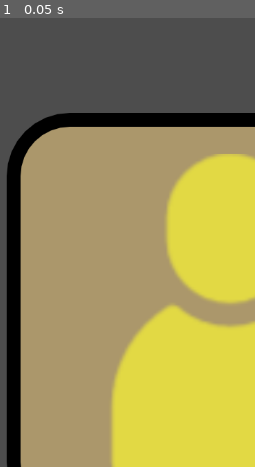
Above: before the commit, frame 1.
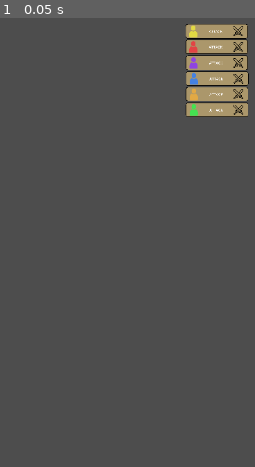
Above: after the commit, the same moment.

Repository: jt-Uni/project-domination
Game: Godot game, scene res://src/Gameplay/HUD/Attack_phase.tscn
The game is run twice, just before and just after one commit, with the same random seed, the same clock (stepped at 60 frames per second) and the same inputs. This scene is started directly instead of the project's main scene.
Inputs:
- Up to frame 1 (0.05 s): no input

The runs differ from the first frame. In frame 1, 80% of the frame differs, in the area x 2-100%, y 1-100%.

Commit message:
Updates to hud and game.
+ Fixed hud sizing's
+ implement country boarding list

Diff:
--- a/src/Gameplay/HUD/Attack_phase.tscn
+++ b/src/Gameplay/HUD/Attack_phase.tscn
@@ -21,6 +21,8 @@
 corner_radius_bottom_left = 90
 
 [node name="AttackPhase" type="Node2D"]
+position = Vector2(1024, 4)
+scale = Vector2(0.035, 0.035)
 
 [node name="Panel" type="Panel" parent="."]
 offset_left = 794.0
@@ -30,6 +32,7 @@
 theme_override_styles/panel = SubResource("StyleBoxFlat_t4exk")
 
 [node name="HBoxContainer" type="HBoxContainer" parent="Panel"]
+layout_mode = 0
 offset_left = 80.0
 offset_top = 59.0
 offset_right = 2320.0
@@ -61,6 +64,7 @@
 theme_override_styles/panel = SubResource("StyleBoxFlat_t4exk")
 
 [node name="HBoxContainer" type="HBoxContainer" parent="Panel2"]
+layout_mode = 0
 offset_left = 80.0
 offset_top = 59.0
 offset_right = 2320.0
@@ -92,6 +96,7 @@
 theme_override_styles/panel = SubResource("StyleBoxFlat_t4exk")
 
 [node name="HBoxContainer" type="HBoxContainer" parent="Panel3"]
+layout_mode = 0
 offset_left = 80.0
 offset_top = 59.0
 offset_right = 2320.0
@@ -123,6 +128,7 @@
 theme_override_styles/panel = SubResource("StyleBoxFlat_t4exk")
 
 [node name="HBoxContainer" type="HBoxContainer" parent="Panel4"]
+layout_mode = 0
 offset_left = 80.0
 offset_top = 59.0
 offset_right = 2320.0
@@ -154,6 +160,7 @@
 theme_override_styles/panel = SubResource("StyleBoxFlat_t4exk")
 
 [node name="HBoxContainer" type="HBoxContainer" parent="Panel5"]
+layout_mode = 0
 offset_left = 80.0
 offset_top = 59.0
 offset_right = 2320.0
@@ -185,6 +192,7 @@
 theme_override_styles/panel = SubResource("StyleBoxFlat_t4exk")
 
 [node name="HBoxContainer" type="HBoxContainer" parent="Panel6"]
+layout_mode = 0
 offset_left = 80.0
 offset_top = 59.0
 offset_right = 2320.0
--- a/src/Gameplay/HUD/End_turn.tscn
+++ b/src/Gameplay/HUD/End_turn.tscn
@@ -3,20 +3,23 @@
 [ext_resource type="Texture2D" uid="uid://cd15t2ggn1ppm" path="res://Assets/Graphics/Units/fast-forward.png" id="1_oq6v5"]
 
 [node name="EndTurn" type="Node2D"]
+position = Vector2(962, 546)
+scale = Vector2(0.33, 0.33)
 
 [node name="VBoxContainer" type="VBoxContainer" parent="."]
-offset_left = 876.0
-offset_top = 342.0
-offset_right = 1446.0
-offset_bottom = 1033.0
+offset_left = 48.0
+offset_top = 10.0
+offset_right = 554.0
+offset_bottom = 279.0
 
 [node name="TextureButton" type="TextureButton" parent="VBoxContainer"]
-custom_minimum_size = Vector2(500, 550)
 layout_mode = 2
 texture_normal = ExtResource("1_oq6v5")
 stretch_mode = 4
 
 [node name="Label" type="Label" parent="VBoxContainer"]
 layout_mode = 2
+size_flags_horizontal = 0
+size_flags_vertical = 0
 theme_override_font_sizes/font_size = 100
 text = "END TURN"
--- a/src/Gameplay/HUD/Fortification_phase.tscn
+++ b/src/Gameplay/HUD/Fortification_phase.tscn
@@ -21,6 +21,8 @@
 corner_radius_bottom_left = 90
 
 [node name="FortificationPhase" type="Node2D"]
+position = Vector2(970, 12)
+scale = Vector2(0.055, 0.055)
 
 [node name="Panel" type="Panel" parent="."]
 offset_left = 436.0
@@ -30,6 +32,7 @@
 theme_override_styles/panel = SubResource("StyleBoxFlat_qauy3")
 
 [node name="HBoxContainer" type="HBoxContainer" parent="Panel"]
+layout_mode = 0
 offset_left = 80.0
 offset_top = 59.0
 offset_right = 2320.0
@@ -61,6 +64,7 @@
 theme_override_styles/panel = SubResource("StyleBoxFlat_qauy3")
 
 [node name="HBoxContainer" type="HBoxContainer" parent="Panel2"]
+layout_mode = 0
 offset_left = 80.0
 offset_top = 59.0
 offset_right = 2320.0
@@ -92,6 +96,7 @@
 theme_override_styles/panel = SubResource("StyleBoxFlat_qauy3")
 
 [node name="HBoxContainer" type="HBoxContainer" parent="Panel3"]
+layout_mode = 0
 offset_left = 80.0
 offset_top = 59.0
 offset_right = 2320.0
@@ -123,6 +128,7 @@
 theme_override_styles/panel = SubResource("StyleBoxFlat_qauy3")
 
 [node name="HBoxContainer" type="HBoxContainer" parent="Panel4"]
+layout_mode = 0
 offset_left = 80.0
 offset_top = 59.0
 offset_right = 2320.0
@@ -154,6 +160,7 @@
 theme_override_styles/panel = SubResource("StyleBoxFlat_qauy3")
 
 [node name="HBoxContainer" type="HBoxContainer" parent="Panel5"]
+layout_mode = 0
 offset_left = 80.0
 offset_top = 59.0
 offset_right = 2320.0
@@ -185,6 +192,7 @@
 theme_override_styles/panel = SubResource("StyleBoxFlat_qauy3")
 
 [node name="HBoxContainer" type="HBoxContainer" parent="Panel6"]
+layout_mode = 0
 offset_left = 80.0
 offset_top = 59.0
 offset_right = 2320.0
--- a/src/Gameplay/HUD/Player_turn(RHS).tscn
+++ b/src/Gameplay/HUD/Player_turn(RHS).tscn
@@ -22,6 +22,8 @@
 corner_radius_bottom_left = 20
 
 [node name="PlayerTurn(rhs)" type="Node2D"]
+position = Vector2(686, -39)
+scale = Vector2(0.08, 0.08)
 
 [node name="Panel" type="Panel" parent="."]
 offset_left = 4210.0
--- a/src/Gameplay/HUD/Reinforcement_phase.tscn
+++ b/src/Gameplay/HUD/Reinforcement_phase.tscn
@@ -21,6 +21,8 @@
 corner_radius_bottom_left = 90
 
 [node name="ReinforcementPhase" type="Node2D"]
+position = Vector2(949, 8)
+scale = Vector2(0.055, 0.055)
 
 [node name="Panel" type="Panel" parent="."]
 offset_left = 436.0
@@ -30,6 +32,7 @@
 theme_override_styles/panel = SubResource("StyleBoxFlat_a8r4k")
 
 [node name="HBoxContainer" type="HBoxContainer" parent="Panel"]
+layout_mode = 0
 offset_left = 80.0
 offset_top = 59.0
 offset_right = 2320.0
@@ -61,6 +64,7 @@
 theme_override_styles/panel = SubResource("StyleBoxFlat_a8r4k")
 
 [node name="HBoxContainer" type="HBoxContainer" parent="Panel2"]
+layout_mode = 0
 offset_left = 80.0
 offset_top = 59.0
 offset_right = 2320.0
@@ -92,6 +96,7 @@
 theme_override_styles/panel = SubResource("StyleBoxFlat_a8r4k")
 
 [node name="HBoxContainer" type="HBoxContainer" parent="Panel3"]
+layout_mode = 0
 offset_left = 80.0
 offset_top = 59.0
 offset_right = 2320.0
@@ -123,6 +128,7 @@
 theme_override_styles/panel = SubResource("StyleBoxFlat_a8r4k")
 
 [node name="HBoxContainer" type="HBoxContainer" parent="Panel4"]
+layout_mode = 0
 offset_left = 80.0
 offset_top = 59.0
 offset_right = 2320.0
@@ -154,6 +160,7 @@
 theme_override_styles/panel = SubResource("StyleBoxFlat_a8r4k")
 
 [node name="HBoxContainer" type="HBoxContainer" parent="Panel5"]
+layout_mode = 0
 offset_left = 80.0
 offset_top = 59.0
 offset_right = 2320.0
@@ -185,6 +192,7 @@
 theme_override_styles/panel = SubResource("StyleBoxFlat_a8r4k")
 
 [node name="HBoxContainer" type="HBoxContainer" parent="Panel6"]
+layout_mode = 0
 offset_left = 80.0
 offset_top = 59.0
 offset_right = 2320.0
--- a/src/Gameplay/HUD/Set_up_phase.tscn
+++ b/src/Gameplay/HUD/Set_up_phase.tscn
@@ -21,6 +21,8 @@
 corner_radius_bottom_left = 90
 
 [node name="SetUpPhase" type="Node2D"]
+position = Vector2(947, 15)
+scale = Vector2(0.055, 0.055)
 
 [node name="Panel" type="Panel" parent="."]
 offset_left = 823.0
@@ -30,6 +32,7 @@
 theme_override_styles/panel = SubResource("StyleBoxFlat_3l6di")
 
 [node name="HBoxContainer" type="HBoxContainer" parent="Panel"]
+layout_mode = 0
 offset_left = 80.0
 offset_top = 59.0
 offset_right = 2320.0
@@ -61,6 +64,7 @@
 theme_override_styles/panel = SubResource("StyleBoxFlat_3l6di")
 
 [node name="HBoxContainer" type="HBoxContainer" parent="Panel2"]
+layout_mode = 0
 offset_left = 80.0
 offset_top = 59.0
 offset_right = 2320.0
@@ -92,6 +96,7 @@
 theme_override_styles/panel = SubResource("StyleBoxFlat_3l6di")
 
 [node name="HBoxContainer" type="HBoxContainer" parent="Panel3"]
+layout_mode = 0
 offset_left = 80.0
 offset_top = 59.0
 offset_right = 2320.0
@@ -123,6 +128,7 @@
 theme_override_styles/panel = SubResource("StyleBoxFlat_3l6di")
 
 [node name="HBoxContainer" type="HBoxContainer" parent="Panel4"]
+layout_mode = 0
 offset_left = 80.0
 offset_top = 59.0
 offset_right = 2320.0
@@ -154,6 +160,7 @@
 theme_override_styles/panel = SubResource("StyleBoxFlat_3l6di")
 
 [node name="HBoxContainer" type="HBoxContainer" parent="Panel5"]
+layout_mode = 0
 offset_left = 80.0
 offset_top = 59.0
 offset_right = 2320.0
@@ -185,6 +192,7 @@
 theme_override_styles/panel = SubResource("StyleBoxFlat_3l6di")
 
 [node name="HBoxContainer" type="HBoxContainer" parent="Panel6"]
+layout_mode = 0
 offset_left = 80.0
 offset_top = 59.0
 offset_right = 2320.0
--- /dev/null
+++ b/src/Gameplay/HUD/hud.gd
@@ -0,0 +1,17 @@
+extends Node2D
+
+class_name hud
+
+@onready var name_label = $ColorRect/Info/Name
+@onready var state_label = $ColorRect/Info/State
+
+func set_player_name(player_name, player_number):
+	name_label.text = player_name
+
+	var color = Color.ALICE_BLUE
+
+	color = GamePlay.players_data[str(player_number)].color
+	name_label.set("custom_colors/font_color", color)
+
+func set_player_state(state):
+	state_label.text = state
--- /dev/null
+++ b/src/Gameplay/HUD/hud.tscn
@@ -0,0 +1,25 @@
+[gd_scene load_steps=2 format=3 uid="uid://d86n3ycepj0l"]
+
+[ext_resource type="Script" path="res://src/Gameplay/HUD/hud.gd" id="1_v1oxy"]
+
+[node name="Hud" type="Node2D"]
+script = ExtResource("1_v1oxy")
+
+[node name="ColorRect" type="ColorRect" parent="."]
+offset_right = 193.0
+offset_bottom = 63.0
+
+[node name="Info" type="VBoxContainer" parent="ColorRect"]
+layout_mode = 0
+offset_right = 193.0
+offset_bottom = 63.0
+
+[node name="Name" type="Label" parent="ColorRect/Info"]
+modulate = Color(0, 0, 0, 1)
+layout_mode = 2
+text = "Player Name"
+
+[node name="State" type="Label" parent="ColorRect/Info"]
+modulate = Color(0, 0, 0, 1)
+layout_mode = 2
+text = "State"
--- a/src/Gameplay/Player/Player.gd
+++ b/src/Gameplay/Player/Player.gd
@@ -18,6 +18,8 @@
 var initial_troops = 9
 var eliminated = false
 
+@onready var hud: hud = find_child("Hud")
+
 # Called when the node enters the scene tree for the first time.
 func _ready():
 	setup()
@@ -25,6 +27,7 @@
 func setup():
 	set_active(false)
 	setup_reinforcements()
+	setup_hud()
 
 func set_active(value):
 	is_active = value
@@ -33,6 +36,12 @@
 func setup_reinforcements():
 	reinforcement = randi() % 10 + 3
 
+func setup_hud():
+	var player_data
+
+	player_data = GamePlay.players_data[name]
+	hud.set_player_name(player_data.name, int(name))
+
 func set_initial_troops(amount, net_call=false):
 	initial_troops = amount
 	if net_call:
--- a/src/Gameplay/game_play.gd
+++ b/src/Gameplay/game_play.gd
@@ -19,11 +19,41 @@
 }
 
 var bordering_countries = {
-	"Afghanistan": ["China", "India", "MiddleEast", "Ukraine", "Ural"],
+	"alaska": ["northwest-territory", "alberta", "nothern-united-states"],
+	"northwest-territory": ["alaska", "alberta", "ontario", "greenland"],
+	"greenland": ["northwest-territory", "eastern-canad"],
+	"alberta": ["alaska", "northwest-territory", "ontario", "nothern-united-states"],
+	"ontario": ["northwest-territory", "alberta", "nothern-united-states", "eastern-canada"],
+	"eastern-canada": ["greenland", "ontario", "nothern-united-states", "eastern-united-states"],
+	"northern-united-states": ["alaska", "alberta", "ontario", "eastern-canada", "western-united-states", "eastern-united-states"],
+	"western-united-states": ["northern-united-states", "eastern-united-states", "central-america"],
+	"eastern-united-states": ["northern-united-states", "western-united-states", "central-america"],
+	"central-america": ["western-united-states", "eastern-united-states", "venuzuela"],
+
+	"venuzuela": ["central-america", "peru", "bolivia"],
+	"peru": ["venuzuela", "peru", "brazil", "argentina"],
+	"bolivia": ["venuzuela", "peru", "brazil"],
+	"brazil": ["bolivia", "peru", "argentina"],
+	"argentina": ["peru", "brazil"],
 }
 
 var bordering_countries_nodes = {
-	"Afghanistan": ["China", "India", "MiddleEast", "Ukraine", "Ural"],
+	"alaska": ["northwest-territory", "alberta", "nothern-united-states"],
+	"northwest-territory": ["alaska", "alberta", "ontario", "greenland"],
+	"greenland": ["northwest-territory", "eastern-canad"],
+	"alberta": ["alaska", "northwest-territory", "ontario", "nothern-united-states"],
+	"ontario": ["northwest-territory", "alberta", "nothern-united-states", "eastern-canada"],
+	"eastern-canada": ["greenland", "ontario", "nothern-united-states", "eastern-united-states"],
+	"northern-united-states": ["alaska", "alberta", "ontario", "eastern-canada", "western-united-states", "eastern-united-states"],
+	"western-united-states": ["northern-united-states", "eastern-united-states", "central-america"],
+	"eastern-united-states": ["northern-united-states", "western-united-states", "central-america"],
+	"central-america": ["western-united-states", "eastern-united-states", "venuzuela"],
+
+	"venuzuela": ["central-america", "peru", "bolivia"],
+	"peru": ["venuzuela", "peru", "brazil", "argentina"],
+	"bolivia": ["venuzuela", "peru", "brazil"],
+	"brazil": ["bolivia", "peru", "argentina"],
+	"argentina": ["peru", "brazil"],
 }
 
 var game: Game
